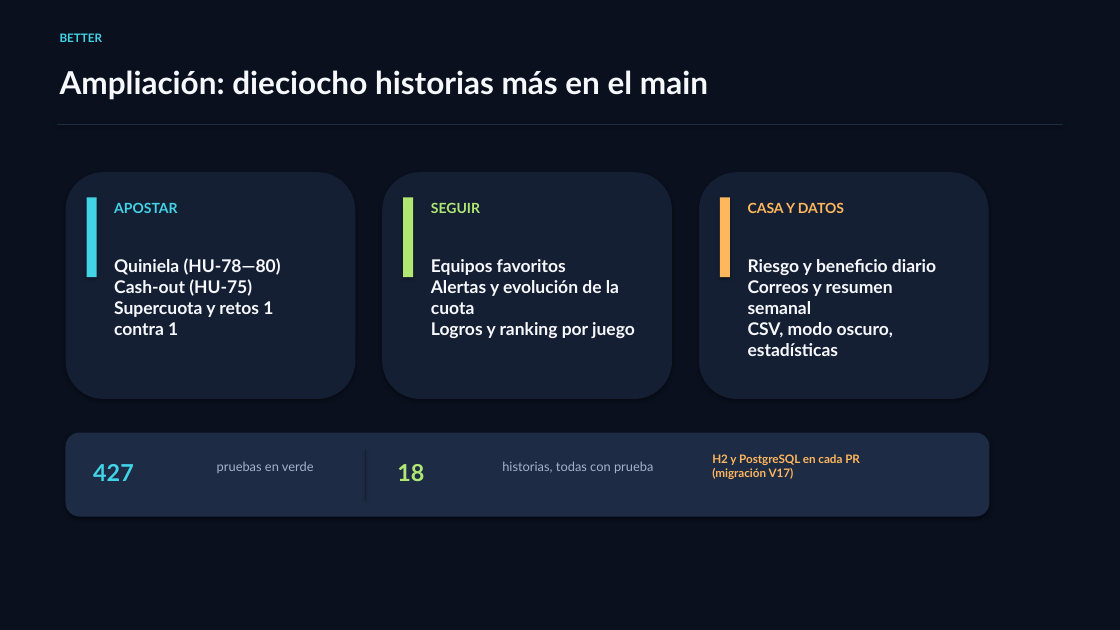
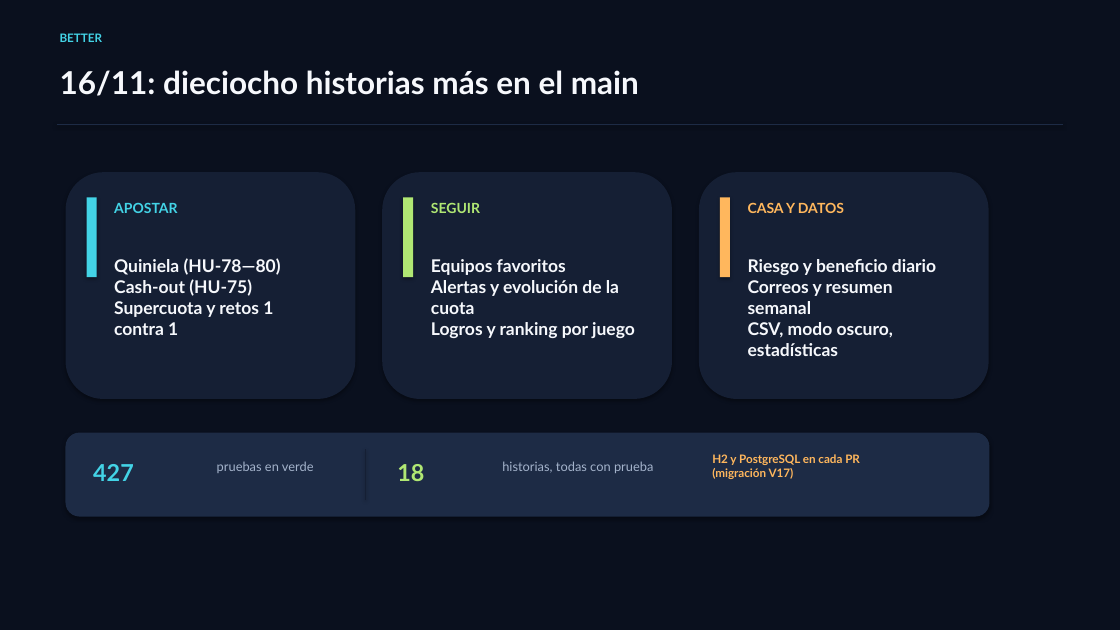
Before and after one commit to riverri/IS1, a slide deck: slide 5 of docs/presentaciones/presentacion4.pptx. Drawn at 1120x630 pixels with LibreOffice and Linux fonts; fonts in the diff are those of the drawing. Boxes give left, top, right and bottom in pixels: in the first picture for what was removed or moved away, otherwise in the second. Text is boxed around its words. In the diff, an @@ line names an element or a change of style, - is before the commit and + after.

```diff
--- a/docs/presentaciones/presentacion4.pptx
+++ b/docs/presentaciones/presentacion4.pptx
@@ text at (60, 70, 639, 96): text changed @@
-Ampliación: dieciocho historias más en el main
+16/11: dieciocho historias más en el main
```
Also in this commit, not shown: 1 other slide changed, 9 other files.
